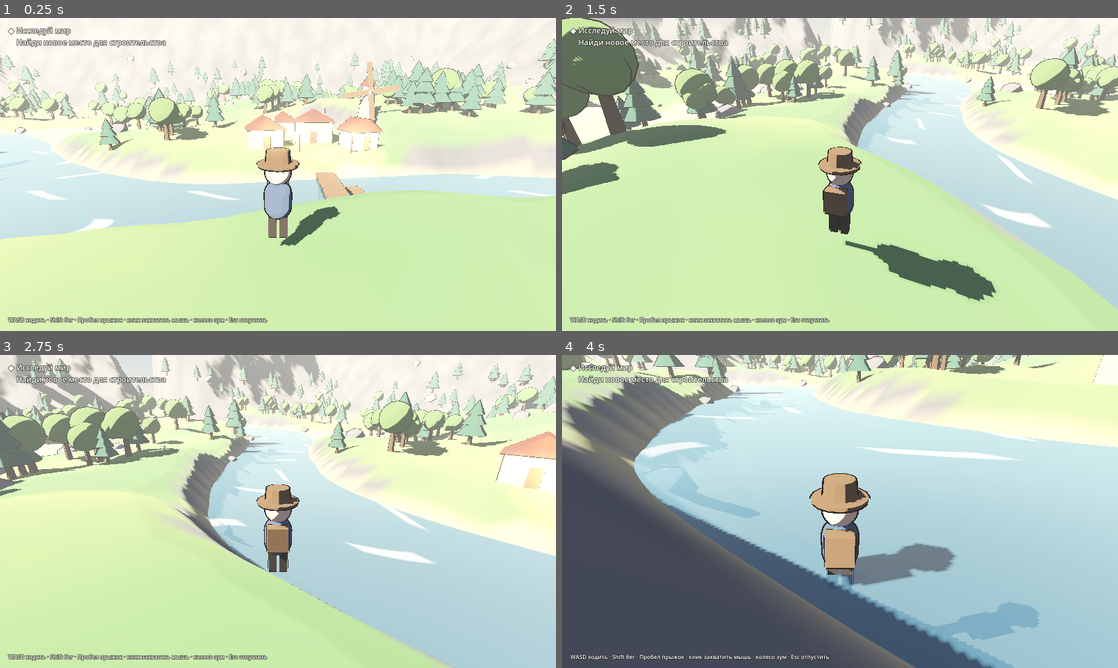
Above: before the commit, frames 1-4 (two rows, left to right).
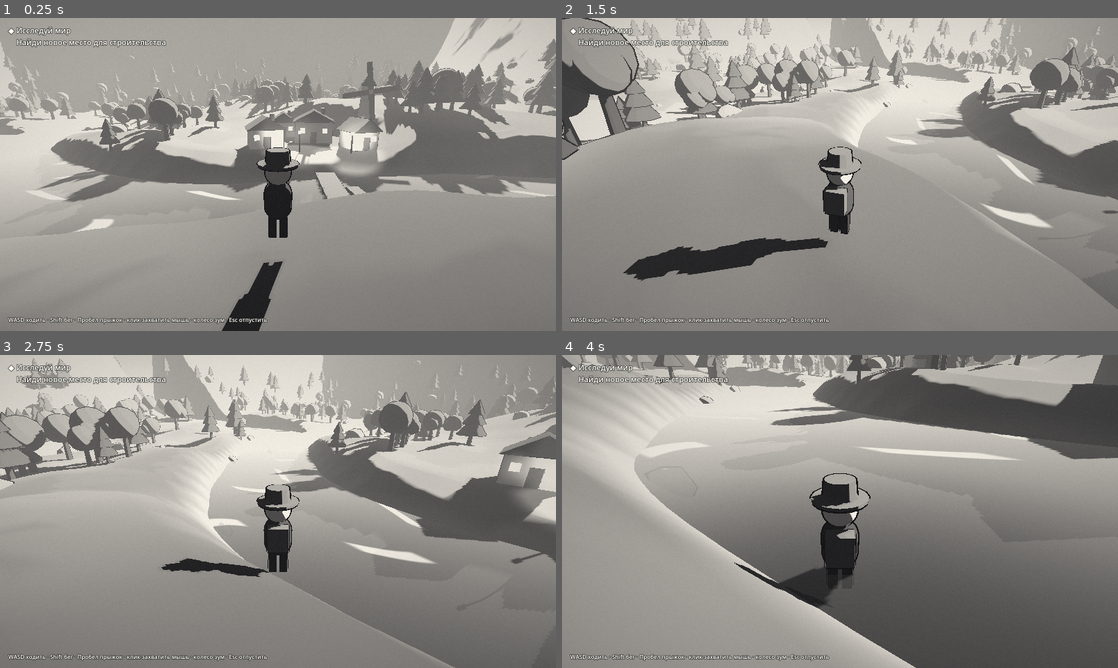
Above: after the commit, the same moments.

Repository: adrec41-bot/ai-sandbox-world
Game: Godot game, scene res://main.tscn
The game is run twice, just before and just after one commit, with the same random seed, the same clock (stepped at 60 frames per second) and the same inputs.
Inputs (mouse positions are in pixels of both pictures, inside the frame that each line leads up to):
- Up to frame 1 (0.25 s): no input
- Up to frame 2 (1.5 s): tap Enter at 0.5 s; move the mouse to (962, 158) at 0.52 s; hold D 0.53-1.28 s; hold Shift 0.53-1.28 s; click (962, 158) at 0.67 s; tap Space at 0.77 s; move the mouse to (812, 174) at 1.27 s; hold W from 1.28 s (still down); tap Shift at 1.35 s
- Up to frame 3 (2.75 s): keep holding W; tap Space at 1.52 s; move the mouse to (289, 505) at 2.02 s; hold Shift from 2.03 s (still down)
- Up to frame 4 (4 s): keep holding W; move the mouse to (834, 517) at 2.77 s; release Shift at 2.78 s; tap Shift at 2.85 s; tap Space at 3.02, 3.77 s; move the mouse to (878, 514) at 3.52 s; hold Shift from 3.53 s (still down)

The runs differ from the first frame. In frame 1, 97% of the frame differs, in the area x 0-100%, y 0-100%; in frame 2, 94%; in frame 3, 94%; in frame 4, 98%.

Commit message:
Чёрно-белый стиль по референсу
Монохромный фильтр экрана с зерном и виньеткой, тональная палитра,
контровой свет и светлая дымка вдали.

Co-Authored-By: Claude Opus 5.5 (1M context) <noreply@anthropic.com>
Claude-Session: https://claude.ai/code/session_01VGR8S3aDATfnyKsoJGhGuR

Diff:
--- a/scripts/player.gd
+++ b/scripts/player.gd
@@ -52,10 +52,10 @@
 
 
 func _build_body() -> void:
-	var coat: Material = world.toon(Color(0.36, 0.42, 0.5), 0.025)
+	var coat: Material = world.toon(Color(0.3, 0.3, 0.3), 0.025)
 	var dark: Material = world.toon(Color(0.25, 0.22, 0.2), 0.025)
-	var skin: Material = world.toon(Color(0.95, 0.8, 0.68), 0.025)
-	var hat: Material = world.toon(Color(0.5, 0.38, 0.27), 0.025)
+	var skin: Material = world.toon(Color(0.85, 0.84, 0.82), 0.025)
+	var hat: Material = world.toon(Color(0.45, 0.44, 0.42), 0.025)
 	for side in [-0.13, 0.13]:
 		world.add_part(visual, world.box(Vector3(0.18, 0.5, 0.2)), dark, Vector3(side, 0.25, 0))
 	var body := CapsuleMesh.new()
--- a/scripts/world.gd
+++ b/scripts/world.gd
@@ -13,22 +13,26 @@
 const TOON_SHADER := preload("res://shaders/toon.gdshader")
 const OUTLINE_SHADER := preload("res://shaders/outline.gdshader")
 const WATER_SHADER := preload("res://shaders/water.gdshader")
+const MONOCHROME_SHADER := preload("res://shaders/monochrome.gdshader")
 const PlayerScript := preload("res://scripts/player.gd")
 
 # Палитра мира. Позже к ней будут приводиться цвета сгенерированных объектов.
+# Тональная палитра мира. Итоговый кадр монохромный, поэтому важна яркость
+# цветов: тёмные деревья, светлые стены, средняя трава. Позже к ней будут
+# приводиться цвета сгенерированных объектов.
 const PALETTE := {
-	"grass": Color(0.47, 0.63, 0.38),
-	"grass_light": Color(0.63, 0.71, 0.42),
-	"sand": Color(0.8, 0.74, 0.57),
-	"rock": Color(0.58, 0.56, 0.54),
-	"rock_dark": Color(0.45, 0.44, 0.45),
-	"bark": Color(0.42, 0.3, 0.22),
-	"pine": Color(0.28, 0.46, 0.36),
-	"leaf": Color(0.45, 0.6, 0.32),
-	"wall": Color(0.82, 0.75, 0.62),
-	"roof": Color(0.55, 0.3, 0.25),
-	"wood": Color(0.55, 0.4, 0.28),
-	"window": Color(1.0, 0.82, 0.45),
+	"grass": Color(0.36, 0.37, 0.35),
+	"grass_light": Color(0.46, 0.47, 0.44),
+	"sand": Color(0.6, 0.59, 0.56),
+	"rock": Color(0.5, 0.5, 0.5),
+	"rock_dark": Color(0.42, 0.42, 0.43),
+	"bark": Color(0.22, 0.21, 0.2),
+	"pine": Color(0.24, 0.25, 0.25),
+	"leaf": Color(0.36, 0.37, 0.35),
+	"wall": Color(0.8, 0.78, 0.74),
+	"roof": Color(0.26, 0.25, 0.25),
+	"wood": Color(0.4, 0.38, 0.35),
+	"window": Color(1.0, 0.95, 0.85),
 }
 
 var noise := FastNoiseLite.new()
@@ -437,9 +441,11 @@
 
 func _setup_environment() -> void:
 	var sky_mat := ProceduralSkyMaterial.new()
-	sky_mat.sky_top_color = Color(0.52, 0.66, 0.8)
-	sky_mat.sky_horizon_color = Color(0.93, 0.89, 0.8)
-	sky_mat.ground_horizon_color = Color(0.93, 0.89, 0.8)
+	sky_mat.sky_top_color = Color(0.72, 0.72, 0.72)
+	sky_mat.sky_horizon_color = Color(0.95, 0.95, 0.94)
+	sky_mat.ground_horizon_color = Color(0.95, 0.95, 0.94)
+	sky_mat.sun_angle_max = 8.0
+	sky_mat.sun_curve = 0.05
 	sky_mat.ground_bottom_color = Color(0.45, 0.5, 0.45)
 	var sky := Sky.new()
 	sky.sky_material = sky_mat
@@ -448,15 +454,16 @@
 	env.background_mode = Environment.BG_SKY
 	env.sky = sky
 	env.ambient_light_source = Environment.AMBIENT_SOURCE_COLOR
-	env.ambient_light_color = Color(0.58, 0.62, 0.75)
-	env.ambient_light_energy = 0.45
+	env.ambient_light_color = Color(0.7, 0.7, 0.7)
+	env.ambient_light_energy = 0.3
 	env.tonemap_mode = Environment.TONE_MAPPER_FILMIC
 	env.fog_enabled = true
-	env.fog_light_color = Color(0.88, 0.87, 0.82)
-	env.fog_density = 0.0025
-	env.fog_aerial_perspective = 0.2
+	env.fog_light_color = Color(0.93, 0.93, 0.92)
+	env.fog_density = 0.0045
+	env.fog_aerial_perspective = 0.0
 	env.glow_enabled = true
 	env.glow_bloom = 0.0
+	env.glow_intensity = 1.2
 	env.adjustment_enabled = true
 	env.adjustment_saturation = 1.0
 	var we := WorldEnvironment.new()
@@ -465,9 +472,9 @@
 
 	var sun := DirectionalLight3D.new()
 	sun.name = "Sun"
-	sun.rotation_degrees = Vector3(-38, -35, 0)
-	sun.light_color = Color(1.0, 0.95, 0.85)
-	sun.light_energy = 0.9
+	sun.rotation_degrees = Vector3(-30, 165, 0)
+	sun.light_color = Color(1.0, 1.0, 1.0)
+	sun.light_energy = 0.85
 	sun.shadow_enabled = true
 	sun.directional_shadow_max_distance = 120.0
 	add_child(sun)
@@ -488,7 +495,20 @@
 
 
 func _build_hud() -> void:
+	# Монохромный фильтр поверх 3D, но под интерфейсом.
+	var post_layer := CanvasLayer.new()
+	post_layer.layer = 0
+	add_child(post_layer)
+	var post := ColorRect.new()
+	post.set_anchors_preset(Control.PRESET_FULL_RECT)
+	post.mouse_filter = Control.MOUSE_FILTER_IGNORE
+	var post_mat := ShaderMaterial.new()
+	post_mat.shader = MONOCHROME_SHADER
+	post.material = post_mat
+	post_layer.add_child(post)
+
 	var layer := CanvasLayer.new()
+	layer.layer = 2
 	add_child(layer)
 	var quest := Label.new()
 	quest.text = "◆ Исследуй мир\n    Найди новое место для строительства"
--- /dev/null
+++ b/shaders/monochrome.gdshader
@@ -0,0 +1,27 @@
+// Финальный фильтр экрана: переводит кадр в монохром в духе референса.
+// Действует на всё, что видно, поэтому любой объект, в том числе
+// сгенерированный ИИ, автоматически попадает в стиль мира.
+shader_type canvas_item;
+
+uniform sampler2D screen : hint_screen_texture, filter_linear;
+uniform vec3 paper : source_color = vec3(0.96, 0.94, 0.9);
+uniform vec3 ink : source_color = vec3(0.07, 0.07, 0.08);
+uniform float contrast = 1.15;
+uniform float gamma = 1.7;
+uniform float grain = 0.035;
+uniform float vignette = 0.45;
+
+float hash(vec2 p) {
+	return fract(sin(dot(p, vec2(12.9898, 78.233))) * 43758.5453);
+}
+
+void fragment() {
+	vec3 c = texture(screen, SCREEN_UV).rgb;
+	float l = dot(c, vec3(0.299, 0.587, 0.114));
+	l = pow(l, gamma);
+	l = clamp((l - 0.5) * contrast + 0.5, 0.0, 1.0);
+	l += (hash(SCREEN_UV * 731.0 + fract(TIME)) - 0.5) * grain;
+	vec2 d = SCREEN_UV - 0.5;
+	l *= 1.0 - dot(d, d) * vignette;
+	COLOR = vec4(mix(ink, paper, clamp(l, 0.0, 1.0)), 1.0);
+}
--- a/shaders/water.gdshader
+++ b/shaders/water.gdshader
@@ -1,8 +1,8 @@
 shader_type spatial;
 render_mode cull_disabled, specular_disabled;
 
-uniform vec4 deep : source_color = vec4(0.27, 0.45, 0.55, 1.0);
-uniform vec4 shallow : source_color = vec4(0.5, 0.72, 0.74, 1.0);
+uniform vec4 deep : source_color = vec4(0.2, 0.2, 0.22, 1.0);
+uniform vec4 shallow : source_color = vec4(0.85, 0.85, 0.86, 1.0);
 uniform vec4 foam : source_color = vec4(0.95, 0.95, 0.9, 1.0);
 
 varying vec3 wpos;
@@ -19,5 +19,5 @@
 	float lines = smoothstep(0.93, 0.98, s) * smoothstep(0.2, 0.6, sin(wpos.z * 0.9 + TIME));
 	ALBEDO = mix(c, foam.rgb, lines * 0.7);
 	ROUGHNESS = 0.6;
-	ALPHA = 0.85;
+	ALPHA = 0.92;
 }
Not shown, changed: README.md
